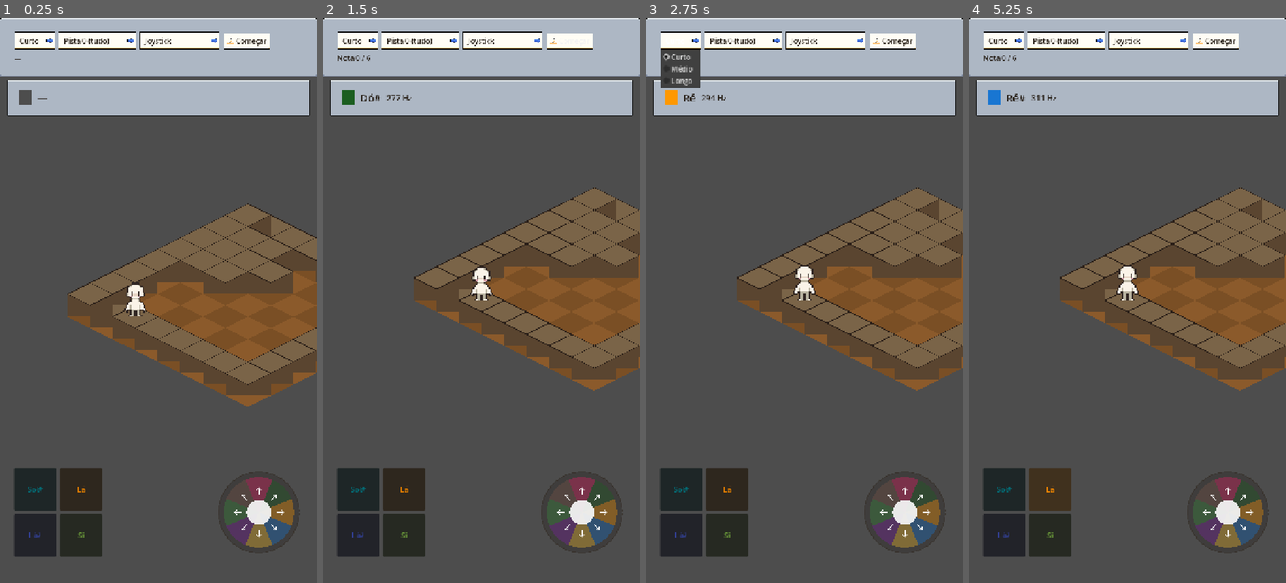
Above: before the commit, frames 1-4 (left to right).
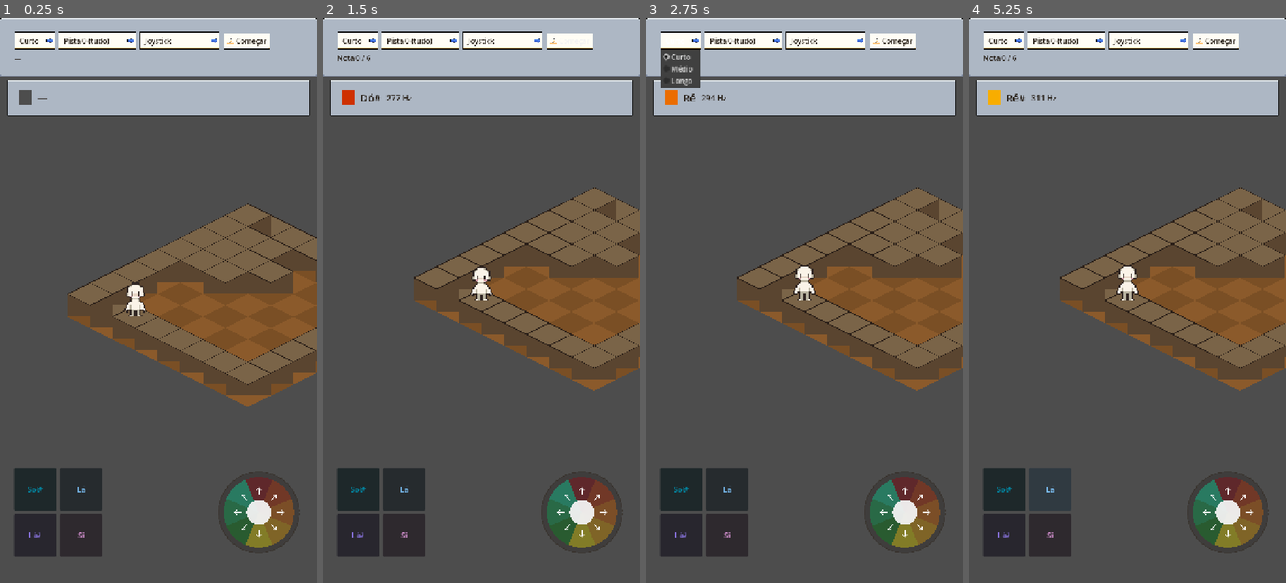
Above: after the commit, the same moments.

Repository: JDaniloC/BlindTuner
Game: Godot game, scene res://scenes/Playground.tscn
The game is run twice, just before and just after one commit, with the same random seed, the same clock (stepped at 60 frames per second) and the same inputs.
Inputs:
- Up to frame 1 (0.25 s): no input
- Up to frame 2 (1.5 s): click "Começar" at 0.5 s; click "Começar" at 1.25 s
- Up to frame 3 (2.75 s): click "Curto" at 2 s
- Up to frame 4 (5.25 s): click "Pista 0 (tudo)" at 2.75 s; click "Joystick" at 3.5 s; click "Sol#" at 4.25 s; click "Lá" at 5 s

The runs differ from the first frame. In frame 1, 1.2% of the frame differs, in the area x 8-92%, y 81-94%; in frame 2, 1.3%; in frame 3, 1.3%; in frame 4, 2.3%, in the area x 6-92%, y 12-94%.

Commit message:
feat(godot): esquemas de cor configuráveis e matemática do editor
Catálogo dos 3 esquemas (Clássico = cores de fábrica, Pedagógico com a
luminância corrigida, Alto Contraste com 7 matizes por letra + sustenido
mais claro), autoload do esquema ativo com persistência em user://, e a
matemática de cor do editor (Lab/ΔE76, filtro de cristalino amarelado,
detecção de conflito e sugestão que gira só o matiz).

NoteMapping.color_for passa a consultar /root/ColorSchemeSettings por
lookup lazy de path -- evita depender da ordem dos autoloads e deixa o
catálogo ler default_color_for sem ciclo.

Testes de cor blindados contra estado global (reset no before/after_each)
e contra canal isolado: duas asserções quebravam com o Pedagógico ativo,
porque o Dó dele (#9C000A) tem G=0 e escurecer zero continua zero.

Co-Authored-By: Claude Sonnet 5 <noreply@anthropic.com>

Diff:
--- a/godot/project.godot
+++ b/godot/project.godot
@@ -27,8 +27,10 @@
 SceneryThemes="*res://scripts/SceneryThemes.gd"
 MapPresets="*res://scripts/MapPresets.gd"
 SequencePresets="*res://scripts/SequencePresets.gd"
+ColorSchemes="*res://scripts/ColorSchemes.gd"
 CueSettings="*res://scripts/CueSettings.gd"
 InputModeSettings="*res://scripts/InputModeSettings.gd"
+ColorSchemeSettings="*res://scripts/ColorSchemeSettings.gd"
 
 [display]
 
--- /dev/null
+++ b/godot/scripts/ColorDistance.gd
@@ -0,0 +1,71 @@
+extends RefCounted
+## Matemática de cor para o editor de paleta. Sem estado, tudo estático --
+## testável sem instanciar nada e sem tocar em nó nenhum.
+
+## ΔE abaixo do qual duas notas são "parecidas demais". O JND é ~2.3; aqui o
+## alvo é reconhecer de relance, de memória, com baixa visão -- por isso uma
+## ordem de grandeza acima.
+const MIN_DELTA_E := 20.0
+
+## Fator de absorção do azul por cristalino amarelado (catarata senil). O olho
+## do público-alvo separa azuis pior que o modelo padrão, então a comparação
+## roda depois deste filtro.
+const AGED_BLUE_FACTOR := 0.55
+
+static func to_lab(c: Color) -> Vector3:
+	var r := _linearize(c.r)
+	var g := _linearize(c.g)
+	var b := _linearize(c.b)
+	# sRGB -> XYZ (D65)
+	var x := (r * 0.4124 + g * 0.3576 + b * 0.1805) / 0.95047
+	var y := (r * 0.2126 + g * 0.7152 + b * 0.0722)
+	var z := (r * 0.0193 + g * 0.1192 + b * 0.9505) / 1.08883
+	var fx := _f(x)
+	var fy := _f(y)
+	var fz := _f(z)
+	return Vector3(116.0 * fy - 16.0, 500.0 * (fx - fy), 200.0 * (fy - fz))
+
+static func _linearize(v: float) -> float:
+	return v / 12.92 if v <= 0.04045 else pow((v + 0.055) / 1.055, 2.4)
+
+static func _f(t: float) -> float:
+	return pow(t, 1.0 / 3.0) if t > 0.008856 else (7.787 * t + 16.0 / 116.0)
+
+## Distância perceptual CIE76. CIEDE2000 é mais fiel, mas custa ~40 linhas a
+## mais e não muda nenhuma decisão na faixa de ΔE > 20 que interessa aqui.
+static func delta_e(a: Color, b: Color) -> float:
+	return (to_lab(a) - to_lab(b)).length()
+
+static func aged_lens(c: Color) -> Color:
+	return Color(c.r, c.g, c.b * AGED_BLUE_FACTOR, c.a)
+
+## Índices cromáticos cuja cor fica perto demais de `candidate`, do mais
+## próximo pro mais distante. `skip_index` é a nota sendo editada.
+static func conflicts_for(candidate: Color, palette: Array, skip_index: int) -> Array[int]:
+	var pares := []
+	for i in range(palette.size()):
+		if i == skip_index:
+			continue
+		var d := delta_e(aged_lens(candidate), aged_lens(palette[i]))
+		if d < MIN_DELTA_E:
+			pares.append([d, i])
+	pares.sort_custom(func(a, b): return a[0] < b[0])
+	var out: Array[int] = []
+	for p in pares:
+		out.append(p[1])
+	return out
+
+## "Ajustar automaticamente": gira SÓ o matiz (preserva saturação e valor, logo
+## preserva a regra altura<->luminosidade) em passos de 5° nos dois sentidos, e
+## devolve a menor rotação que zera os conflitos. Se 72 passos não resolverem,
+## devolve o candidato intacto -- o aviso é não-bloqueante, nunca impede a escolha.
+static func suggest_adjustment(candidate: Color, palette: Array, skip_index: int) -> Color:
+	if conflicts_for(candidate, palette, skip_index).is_empty():
+		return candidate
+	for passo in range(1, 37):
+		for sinal in [1.0, -1.0]:
+			var h := fposmod(candidate.h + sinal * passo * (5.0 / 360.0), 1.0)
+			var tentativa := Color.from_hsv(h, candidate.s, candidate.v, candidate.a)
+			if conflicts_for(tentativa, palette, skip_index).is_empty():
+				return tentativa
+	return candidate
--- /dev/null
+++ b/godot/scripts/ColorSchemeSettings.gd
@@ -0,0 +1,94 @@
+extends Node
+## Autoload — guarda QUAL esquema de cor está ativo e as 12 cores do esquema
+## "personalizado". Espelha o padrão de CueSettings/InputModeSettings.
+##
+## O padrão de fábrica é "pedagogico" (escolha do usuário na maquete
+## comparativa), não "classico" -- este último existe para quem prefira a
+## paleta original e como fallback quando o autoload não está disponível.
+
+signal scheme_changed(scheme_id: String)
+
+const DEFAULT_SCHEME := "pedagogico"
+const CUSTOM_ID := "personalizado"
+const CONFIG_PATH := "user://color_scheme.cfg"
+
+var scheme_id: String = DEFAULT_SCHEME
+var _custom: Array[Color] = []
+
+func _ready() -> void:
+	# Guarda essencial: os testes instanciam este script solto
+	# (ColorSchemeSettingsScript.new() + add_child_autofree) para não encostar no
+	# singleton. Sem esta checagem, cada instância isolada leria o user:// do dev
+	# no _ready() e a suíte passaria a depender do que estiver salvo na máquina --
+	# o clássico "passa na minha máquina". Só o autoload carrega do disco;
+	# instâncias de teste chamam load_from_disk() explicitamente quando querem.
+	if get_path() == ^"/root/ColorSchemeSettings":
+		load_from_disk()
+
+func set_scheme(id: String) -> void:
+	if id != CUSTOM_ID and not ColorSchemes.SCHEME_IDS.has(id):
+		return
+	if id == CUSTOM_ID and _custom.is_empty():
+		# Entrar no editor parte do esquema que estava ativo, não do zero.
+		_custom = ColorSchemes.colors_for(scheme_id).duplicate()
+	scheme_id = id
+	scheme_changed.emit(scheme_id)
+
+func color_for(note_key: String) -> Color:
+	var idx := NoteMapping.chromatic_index_for(note_key)
+	if idx < 0:
+		return NoteMapping.default_color_for(note_key)
+	if scheme_id == CUSTOM_ID and _custom.size() == 12:
+		return _custom[idx]
+	var cores := ColorSchemes.colors_for(scheme_id)
+	if cores.size() != 12:
+		return NoteMapping.default_color_for(note_key)
+	return cores[idx]
+
+func set_custom_color(chromatic_index: int, color: Color) -> void:
+	if _custom.size() != 12:
+		_custom = ColorSchemes.colors_for(scheme_id).duplicate()
+	if chromatic_index < 0 or chromatic_index >= 12:
+		return
+	_custom[chromatic_index] = color
+	if scheme_id == CUSTOM_ID:
+		scheme_changed.emit(scheme_id)
+
+func custom_colors() -> Array[Color]:
+	if _custom.size() != 12:
+		_custom = ColorSchemes.colors_for(scheme_id).duplicate()
+	return _custom
+
+## Um único reset, sem reset por item (12 botões espalhados seriam pior para o
+## público-alvo). Também é o que os testes chamam para não vazar estado global.
+func reset_to_defaults() -> void:
+	scheme_id = DEFAULT_SCHEME
+	_custom.clear()
+	scheme_changed.emit(scheme_id)
+
+func save_to_disk() -> void:
+	var cfg := ConfigFile.new()
+	cfg.set_value("cor", "scheme_id", scheme_id)
+	cfg.set_value("cor", "custom", custom_colors())
+	cfg.save(CONFIG_PATH)
+
+## Retorna false (sem push_error) se o arquivo não existir ou estiver inválido;
+## nesses casos o estado padrão é mantido intacto -- nunca aplica meia paleta.
+## push_error poluiria a suíte, e aplicar parcialmente daria uma paleta híbrida
+## que o jogador nunca escolheu.
+func load_from_disk() -> bool:
+	var cfg := ConfigFile.new()
+	if cfg.load(CONFIG_PATH) != OK:
+		return false
+	var id: String = cfg.get_value("cor", "scheme_id", "")
+	var custom: Array = cfg.get_value("cor", "custom", [])
+	var id_ok := id == CUSTOM_ID or ColorSchemes.SCHEME_IDS.has(id)
+	if not id_ok:
+		return false
+	if id == CUSTOM_ID and not ColorSchemes.is_valid_palette(custom):
+		return false
+	if id == CUSTOM_ID:
+		_custom.assign(custom)
+	scheme_id = id
+	scheme_changed.emit(scheme_id)
+	return true
--- /dev/null
+++ b/godot/scripts/ColorSchemes.gd
@@ -0,0 +1,65 @@
+extends Node
+## Autoload — catálogo dos esquemas de cor fixos. Não guarda qual está ativo
+## (isso é ColorSchemeSettings); só sabe quais existem e quais cores têm.
+##
+## Não existe convenção nota->cor com base científica (cromestesia é
+## idiossincrática; Boomwhacker é convenção comercial). A única correlação com
+## lastro empírico é altura<->luminosidade, aplicada dentro de cada esquema.
+
+const SCHEME_IDS := ["classico", "pedagogico", "alto_contraste"]
+
+const DISPLAY_NAMES := {
+	"classico": "Clássico",
+	"pedagogico": "Pedagógico",
+	"alto_contraste": "Alto Contraste",
+}
+
+## Arco-íris com a luminância corrigida: os três verdes viraram escuro/médio/claro
+## e a cauda azul->azul->violeta virou ciano->azul claro->violeta->rosa. Todos os
+## 11 pares adjacentes ficam >= 1.62:1 de contraste.
+const PEDAGOGICO := [
+	"#9C000A", "#CE3000", "#EB6D00", "#F8AD00", "#FFF200", "#009218",
+	"#00BC58", "#00ECA6", "#00A0C1", "#81C8FF", "#9D84FF", "#FFADFB",
+]
+
+## 7 matizes (um por letra) escolhidos com consciência de protanopia/deuteranopia,
+## e cada sustenido é a mesma letra com L* +10 -- lê como "a letra, mais clara",
+## não como uma 8ª cor independente.
+const ALTO_CONTRASTE := [
+	"#0D4A74", "#126296", "#9B4507", "#C1580C", "#168763", "#DC68AC",
+	"#F686C5", "#E29E18", "#F0BE76", "#2FD9F4", "#A5EEFE", "#EAEA26",
+]
+
+func display_name(scheme_id: String) -> String:
+	return DISPLAY_NAMES.get(scheme_id, scheme_id)
+
+## 12 cores do esquema, em ordem cromática (C4..B4). Array vazio se o id não existe.
+func colors_for(scheme_id: String) -> Array[Color]:
+	match scheme_id:
+		"classico": return _classico()
+		"pedagogico": return _from_hex(PEDAGOGICO)
+		"alto_contraste": return _from_hex(ALTO_CONTRASTE)
+	var vazio: Array[Color] = []
+	return vazio
+
+## Lê as cores de fábrica de NoteMapping em vez de redigitá-las -- fonte única.
+func _classico() -> Array[Color]:
+	var out: Array[Color] = []
+	for key in NoteMapping.NOTES.keys():
+		out.append(NoteMapping.default_color_for(key))
+	return out
+
+func _from_hex(hexes: Array) -> Array[Color]:
+	var out: Array[Color] = []
+	for h in hexes:
+		out.append(Color(h))
+	return out
+
+## Válido = exatamente 12 cores opacas. Usado na carga do disco e nos testes.
+func is_valid_palette(colors: Array) -> bool:
+	if colors.size() != 12:
+		return false
+	for c in colors:
+		if not (c is Color) or c.a < 1.0:
+			return false
+	return true
--- a/godot/scripts/NoteMapping.gd
+++ b/godot/scripts/NoteMapping.gd
@@ -1,5 +1,7 @@
 extends Node
 ## Autoload singleton — fonte única de verdade do mapeamento nota ↔ direção ↔ frequência ↔ cor.
+
+var _scheme_cache: Node = null
 
 const NOTES := {
     "C4":  { "freq": 262, "angle":   0, "color": Color("#E91E63"), "label": "Dó",   "direction": Vector2i(-1, -1), "is_movement": true,  "is_action": false, "action_id": "" },
@@ -69,8 +71,40 @@
 func frequency_for(note_key: String) -> int:
     return NOTES[note_key]["freq"]
 
+## Cor da nota no esquema ATIVO. Se o autoload de esquema ainda não existir
+## (ordem de autoload, ou um teste que instancie este script solto), devolve a
+## cor de fábrica -- que é exatamente o esquema "classico". Nunca falha, nunca
+## depende da ordem dos _ready().
 func color_for(note_key: String) -> Color:
+    var s := _scheme()
+    if s == null:
+        return NOTES[note_key]["color"]
+    return s.color_for(note_key)
+
+## Cor de fábrica, ignorando o esquema ativo. Fonte do esquema "classico" e
+## âncora dos testes.
+func default_color_for(note_key: String) -> Color:
     return NOTES[note_key]["color"]
+
+## Índice cromático 0..11 (ordem de inserção de NOTES); -1 se desconhecida.
+## Formaliza o contrato implícito que PianoInput.gd já usa ao assumir que o
+## índice do laço é o índice cromático.
+func chromatic_index_for(note_key: String) -> int:
+    return NOTES.keys().find(note_key)
+
+func note_key_at(chromatic_index: int) -> String:
+    var keys := NOTES.keys()
+    if chromatic_index < 0 or chromatic_index >= keys.size():
+        return ""
+    return keys[chromatic_index]
+
+## Lookup lazy por path em vez de referência direta ao singleton: elimina o
+## acoplamento à ordem dos autoloads (NoteMapping é o primeiro da lista) e
+## deixa ColorSchemes chamar default_color_for() sem criar ciclo.
+func _scheme() -> Node:
+    if _scheme_cache == null and is_inside_tree():
+        _scheme_cache = get_node_or_null(^"/root/ColorSchemeSettings")
+    return _scheme_cache
 
 func label_for(note_key: String) -> String:
     return NOTES[note_key]["label"]
--- /dev/null
+++ b/godot/tests/test_color_distance.gd
@@ -0,0 +1,59 @@
+extends GutTest
+
+const CD := preload("res://scripts/ColorDistance.gd")
+
+func _palette_black_with(index: int, color: Color) -> Array[Color]:
+	var palette: Array[Color] = []
+	for i in range(12):
+		palette.append(Color.BLACK)
+	palette[index] = color
+	return palette
+
+func test_identical_colors_have_zero_distance():
+	assert_almost_eq(CD.delta_e(Color.RED, Color.RED), 0.0, 0.001)
+
+func test_distance_is_symmetric():
+	var a = Color("#9C000A")
+	var b = Color("#00A0C1")
+	assert_almost_eq(CD.delta_e(a, b), CD.delta_e(b, a), 0.001)
+
+func test_black_and_white_are_far_apart():
+	assert_gt(CD.delta_e(Color.BLACK, Color.WHITE), 90.0)
+
+func test_two_near_identical_oranges_conflict():
+	# O par que a auditoria encontrou na paleta original do jogo.
+	var palette = _palette_black_with(2, Color("#FF9800"))
+	var conflitos = CD.conflicts_for(Color("#FB8C00"), palette, 9)
+	assert_true(conflitos.has(2), "duas laranjas quase idênticas deveriam conflitar")
+
+func test_distinct_colors_do_not_conflict():
+	var palette = _palette_black_with(2, Color("#FF9800"))
+	# Só o índice 2 tem cor; os outros 11 são preto, que precisa estar longe
+	# do candidato pra este teste medir o que promete.
+	var conflitos = CD.conflicts_for(Color("#2FD9F4"), palette, 9)
+	assert_false(conflitos.has(2), "ciano claro não deveria conflitar com laranja")
+
+func test_skip_index_is_never_reported_as_conflict():
+	var palette: Array[Color] = []
+	for i in range(12):
+		palette.append(Color("#FF9800"))
+	assert_false(CD.conflicts_for(Color("#FF9800"), palette, 4).has(4),
+		"a própria nota sendo editada não pode conflitar consigo mesma")
+
+func test_suggest_adjustment_resolves_the_conflict():
+	var palette = _palette_black_with(2, Color("#FF9800"))
+	var sugerida = CD.suggest_adjustment(Color("#FB8C00"), palette, 9)
+	assert_eq(CD.conflicts_for(sugerida, palette, 9).size(), 0,
+		"a sugestão deveria zerar os conflitos")
+
+func test_suggest_adjustment_preserves_saturation_and_value():
+	# Gira só o matiz: mexer na luminância quebraria a regra altura<->luminosidade.
+	var palette = _palette_black_with(2, Color("#FF9800"))
+	var original = Color("#FB8C00")
+	var sugerida = CD.suggest_adjustment(original, palette, 9)
+	assert_almost_eq(sugerida.v, original.v, 0.02)
+	assert_almost_eq(sugerida.s, original.s, 0.02)
+
+func test_aged_lens_reduces_blue():
+	var azul = Color("#0000FF")
+	assert_lt(CD.aged_lens(azul).b, azul.b, "cristalino amarelado corta azul")
--- /dev/null
+++ b/godot/tests/test_color_scheme_settings.gd
@@ -0,0 +1,87 @@
+extends GutTest
+
+const SettingsScript := preload("res://scripts/ColorSchemeSettings.gd")
+
+func _make():
+	var s = SettingsScript.new()
+	add_child_autofree(s)
+	return s
+
+func test_default_scheme_is_pedagogico():
+	var s = _make()
+	assert_eq(s.scheme_id, "pedagogico")
+
+func test_set_scheme_emits_signal():
+	var s = _make()
+	watch_signals(s)
+	s.set_scheme("alto_contraste")
+	assert_signal_emitted_with_parameters(s, "scheme_changed", ["alto_contraste"])
+
+func test_set_unknown_scheme_is_ignored():
+	var s = _make()
+	s.set_scheme("inexistente")
+	assert_eq(s.scheme_id, "pedagogico")
+
+func test_color_for_returns_scheme_color():
+	var s = _make()
+	s.set_scheme("alto_contraste")
+	assert_eq(s.color_for("C4"), Color("#0D4A74"))
+
+func test_custom_scheme_uses_edited_colors():
+	var s = _make()
+	s.set_scheme("personalizado")
+	s.set_custom_color(0, Color("#123456"))
+	assert_eq(s.color_for("C4"), Color("#123456"))
+
+func test_custom_starts_as_a_copy_of_the_previous_scheme():
+	# Entrar no editor não pode começar do zero/preto -- parte do que já estava.
+	var s = _make()
+	s.set_scheme("alto_contraste")
+	s.set_scheme("personalizado")
+	assert_eq(s.color_for("C4"), Color("#0D4A74"))
+
+func test_set_custom_color_out_of_range_is_ignored():
+	var s = _make()
+	s.set_scheme("personalizado")
+	s.set_custom_color(99, Color.RED)
+	s.set_custom_color(-1, Color.RED)
+	assert_eq(s.custom_colors().size(), 12)
+
+func test_reset_to_defaults_restores_scheme_and_custom_colors():
+	var s = _make()
+	s.set_scheme("personalizado")
+	s.set_custom_color(0, Color("#123456"))
+	s.reset_to_defaults()
+	assert_eq(s.scheme_id, "pedagogico")
+	s.set_scheme("personalizado")
+	assert_ne(s.color_for("C4"), Color("#123456"), "cores personalizadas deveriam ter sido zeradas")
+
+func test_save_and_load_round_trip():
+	var s = _make()
+	s.set_scheme("personalizado")
+	s.set_custom_color(0, Color("#123456"))
+	s.save_to_disk()
+
+	var outro = _make()
+	assert_true(outro.load_from_disk())
+	assert_eq(outro.scheme_id, "personalizado")
+	assert_eq(outro.color_for("C4"), Color("#123456"))
+
+	DirAccess.remove_absolute(ProjectSettings.globalize_path(s.CONFIG_PATH))
+
+func test_load_missing_file_returns_false_and_keeps_defaults():
+	var s = _make()
+	DirAccess.remove_absolute(ProjectSettings.globalize_path(s.CONFIG_PATH))
+	assert_false(s.load_from_disk(), "arquivo ausente não é erro, só não carrega")
+	assert_eq(s.scheme_id, "pedagogico")
+
+func test_load_invalid_palette_does_not_apply_half_of_it():
+	# Meia paleta salva (corrupção/versão antiga) não pode virar estado ativo.
+	var s = _make()
+	var cfg = ConfigFile.new()
+	cfg.set_value("cor", "scheme_id", "personalizado")
+	cfg.set_value("cor", "custom", [Color.RED, Color.BLUE])  # só 2 de 12
+	cfg.save(s.CONFIG_PATH)
+	assert_false(s.load_from_disk())
+	assert_eq(s.scheme_id, "pedagogico")
+	DirAccess.remove_absolute(ProjectSettings.globalize_path(s.CONFIG_PATH))
--- /dev/null
+++ b/godot/tests/test_color_schemes.gd
@@ -0,0 +1,55 @@
+extends GutTest
+
+func test_three_schemes_exist():
+	assert_eq(ColorSchemes.SCHEME_IDS, ["classico", "pedagogico", "alto_contraste"])
+
+func test_every_scheme_has_twelve_opaque_colors():
+	for id in ColorSchemes.SCHEME_IDS:
+		var cores = ColorSchemes.colors_for(id)
+		assert_eq(cores.size(), 12, "esquema %s deveria ter 12 cores" % id)
+		for c in cores:
+			assert_eq(c.a, 1.0, "esquema %s tem cor translúcida" % id)
+
+func test_classico_matches_note_mapping_factory_colors():
+	var cores = ColorSchemes.colors_for("classico")
+	var keys = NoteMapping.NOTES.keys()
+	for i in range(keys.size()):
+		assert_eq(cores[i], NoteMapping.default_color_for(keys[i]),
+			"classico deveria espelhar a cor de fábrica de %s" % keys[i])
+
+func test_pedagogico_first_and_last_are_the_agreed_values():
+	var cores = ColorSchemes.colors_for("pedagogico")
+	assert_eq(cores[0], Color("#9C000A"))
+	assert_eq(cores[11], Color("#FFADFB"))
+
+const ColorDistance := preload("res://scripts/ColorDistance.gd")
+
+func test_alto_contraste_luminance_is_non_decreasing():
+	# Estrutura do esquema: 7 matizes por letra, sustenido = letra com L* +10.
+	# A consequência é que a claridade nunca cai ao subir de semitom -- a regra
+	# empírica altura<->luminosidade aplicada de verdade.
+	#
+	# A medida é L* (CIELAB), que é onde a paleta foi desenhada, e NÃO
+	# Color.get_luminance() (soma ponderada dos canais já gamma-encodados):
+	# entre um sustenido e a natural seguinte o L* empata de propósito, e nesses
+	# empates as duas métricas discordam no terceiro decimal.
+	var cores = ColorSchemes.colors_for("alto_contraste")
+	for i in range(1, cores.size()):
+		var anterior: float = ColorDistance.to_lab(cores[i - 1]).x
+		var atual: float = ColorDistance.to_lab(cores[i]).x
+		assert_true(atual >= anterior - 0.5,
+			"L* caiu do índice %d (%.1f) pro %d (%.1f)" % [i - 1, anterior, i, atual])
+
+func test_unknown_scheme_returns_empty():
+	assert_eq(ColorSchemes.colors_for("inexistente").size(), 0)
+
+func test_is_valid_palette_rejects_wrong_size_and_transparency():
+	assert_false(ColorSchemes.is_valid_palette([]))
+	var onze: Array[Color] = []
+	for i in range(11):
+		onze.append(Color.RED)
+	assert_false(ColorSchemes.is_valid_palette(onze))
+	var doze: Array[Color] = []
+	for i in range(12):
+		doze.append(Color(1, 0, 0, 0.5))
+	assert_false(ColorSchemes.is_valid_palette(doze))
--- a/godot/tests/test_direction_joystick.gd
+++ b/godot/tests/test_direction_joystick.gd
@@ -6,6 +6,12 @@
 	var j = JoystickScene.instantiate()
 	add_child_autofree(j)
 	return j
+
+func before_each():
+	ColorSchemeSettings.reset_to_defaults()
+
+func after_each():
+	ColorSchemeSettings.reset_to_defaults()
 
 func test_vector_to_note_snaps_to_north():
 	# No Godot 2D, Y aponta pra baixo. "Norte" no joystick = thumb pra cima = y negativo.
--- a/godot/tests/test_note_mapping.gd
+++ b/godot/tests/test_note_mapping.gd
@@ -141,3 +141,34 @@
 	for key in NoteMapping.NOTES:
 		var freq = float(NoteMapping.NOTES[key]["freq"])
 		assert_eq(NoteMapping.nearest_note_for_frequency(freq), key)
+
+func before_each():
+	ColorSchemeSettings.reset_to_defaults()
+
+func after_each():
+	ColorSchemeSettings.reset_to_defaults()
+
+func test_chromatic_index_round_trip():
+	var keys = NoteMapping.NOTES.keys()
+	for i in range(keys.size()):
+		assert_eq(NoteMapping.chromatic_index_for(keys[i]), i)
+		assert_eq(NoteMapping.note_key_at(i), keys[i])
+
+func test_chromatic_index_for_unknown_note_is_minus_one():
+	assert_eq(NoteMapping.chromatic_index_for("Z9"), -1)
+
+func test_note_key_at_out_of_range_is_empty():
+	assert_eq(NoteMapping.note_key_at(99), "")
+	assert_eq(NoteMapping.note_key_at(-1), "")
+
+func test_default_color_for_ignores_active_scheme():
+	# Âncora: a cor de fábrica não muda quando o esquema ativo muda.
+	var antes = NoteMapping.default_color_for("C4")
+	ColorSchemeSettings.set_scheme("alto_contraste")
+	assert_eq(NoteMapping.default_color_for("C4"), antes)
+
+func test_color_for_follows_active_scheme():
+	ColorSchemeSettings.set_scheme("alto_contraste")
+	assert_eq(NoteMapping.color_for("C4"), Color("#0D4A74"))
+	ColorSchemeSettings.set_scheme("classico")
+	assert_eq(NoteMapping.color_for("C4"), NoteMapping.default_color_for("C4"))
--- a/godot/tests/test_piano_input.gd
+++ b/godot/tests/test_piano_input.gd
@@ -7,8 +7,12 @@
 	add_child_autofree(p)
 	return p
 
+func before_each():
+	ColorSchemeSettings.reset_to_defaults()
+
 func after_each():
 	CueSettings.set_level(0)
+	ColorSchemeSettings.reset_to_defaults()
 
 func test_twelve_buttons_created():
 	var p = _make()
@@ -73,7 +77,7 @@
 	var idx = p._button_notes.find("As4")
 	var base = p._buttons[idx].get_theme_stylebox("normal").bg_color
 	p.on_armed_state_changed(true, false)
-	assert_gt(p._buttons[idx].get_theme_stylebox("normal").bg_color.r, base.r, "armed brighten R")
+	assert_gt(p._buttons[idx].get_theme_stylebox("normal").bg_color.get_luminance(), base.get_luminance(), "armed brighten")
 
 func test_on_armed_state_changed_brightens_pular_button():
 	CueSettings.set_level(0)
@@ -81,7 +85,7 @@
 	var idx = p._button_notes.find("B4")
 	var base = p._buttons[idx].get_theme_stylebox("normal").bg_color
 	p.on_armed_state_changed(false, true)
-	assert_gt(p._buttons[idx].get_theme_stylebox("normal").bg_color.r, base.r, "armed brighten R")
+	assert_gt(p._buttons[idx].get_theme_stylebox("normal").bg_color.get_luminance(), base.get_luminance(), "armed brighten")
 
 func test_disarm_restores_modulate_to_cue_base():
 	CueSettings.set_level(0)
@@ -100,9 +104,11 @@
 	var idx = p._button_notes.find("C4")
 	var normal_color = p._buttons[idx].get_theme_stylebox("normal").bg_color
 	var pressed_color = p._buttons[idx].get_theme_stylebox("pressed").bg_color
-	assert_lt(pressed_color.r, normal_color.r, "pressed deve ser mais escuro que normal (R)")
-	assert_lt(pressed_color.g, normal_color.g, "pressed deve ser mais escuro que normal (G)")
-	assert_lt(pressed_color.b, normal_color.b, "pressed deve ser mais escuro que normal (B)")
+	# Luminância, não canal a canal: numa paleta onde a nota tem canal zerado
+	# (o Dó do esquema Pedagógico é #9C000A, com G=0), escurecer 0 dá 0 e a
+	# asserção por canal quebraria sem nada estar errado no jogo.
+	assert_lt(pressed_color.get_luminance(), normal_color.get_luminance(),
+		"pressed deve ser mais escuro que normal")
 
 func test_focus_stylebox_override_is_not_set():
 	# O indicador de foco (navegação por teclado/acessibilidade) some se a
--- a/godot/tests/test_special_action_panel.gd
+++ b/godot/tests/test_special_action_panel.gd
@@ -7,8 +7,12 @@
 	add_child_autofree(p)
 	return p
 
+func before_each():
+	ColorSchemeSettings.reset_to_defaults()
+
 func after_each():
 	CueSettings.set_level(0)
+	ColorSchemeSettings.reset_to_defaults()
 
 func test_four_buttons_created():
 	var p = _make()
@@ -111,7 +115,7 @@
 	var p = _make()
 	var base = p._buttons[2].modulate  # As4 = correr (índice 2)
 	p.on_armed_state_changed(true, false)
-	assert_gt(p._buttons[2].modulate.r, base.r, "armed brighten R")
+	assert_gt(p._buttons[2].modulate.get_luminance(), base.get_luminance(), "armed brighten")
 	assert_eq(p._armed, [false, false, true, false])
 
 func test_on_armed_state_changed_brightens_pular_button():
@@ -119,7 +123,7 @@
 	var p = _make()
 	var base = p._buttons[3].modulate  # B4 = pular (índice 3)
 	p.on_armed_state_changed(false, true)
-	assert_gt(p._buttons[3].modulate.r, base.r, "armed brighten R")
+	assert_gt(p._buttons[3].modulate.get_luminance(), base.get_luminance(), "armed brighten")
 	assert_eq(p._armed, [false, false, false, true])
 
 func test_disarm_restores_modulate_to_cue_base():
